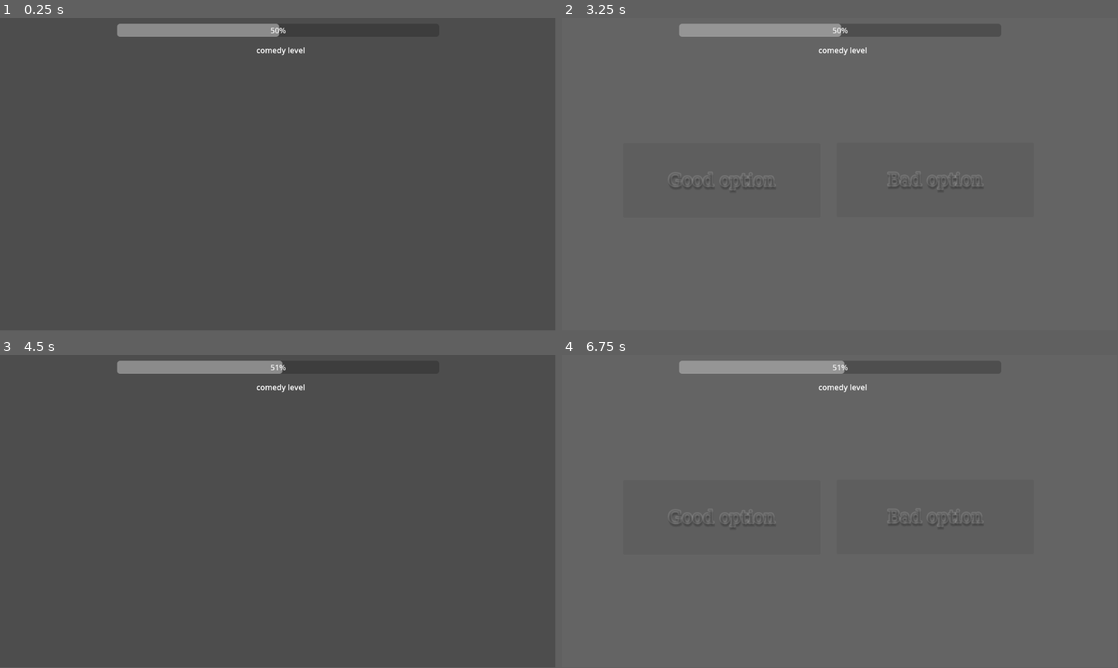
Above: before the commit, frames 1-4 (two rows, left to right).
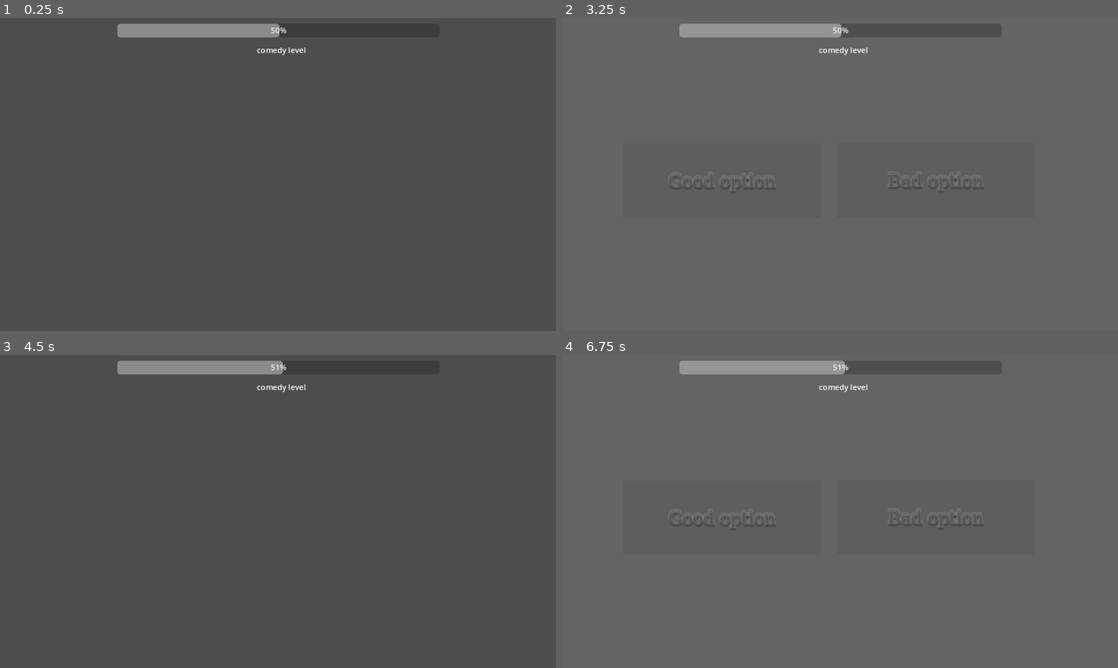
Above: after the commit, the same moments.

Repository: lurppa/barkable
Game: Godot game, scene res://scenes/dialog.tscn
Same seed, same stepped clock (60 frames per second), same inputs: the game is played once before the commit and once after it. This scene is started directly instead of the project's main scene.
Inputs (mouse positions are in pixels of both pictures, inside the frame that each line leads up to):
- Up to frame 1 (0.25 s): no input
- Up to frame 2 (3.25 s): tap Enter at 0.5, 2 s; move the mouse to (962, 158) at 0.52 s; tap Space at 1.25, 2.75 s; move the mouse to (728, 190) at 1.27 s; move the mouse to (895, 105) at 2.02 s; move the mouse to (812, 237) at 2.77 s
- Up to frame 3 (4.5 s): click "Good option" at 3.5 s; tap Enter at 4.25 s; move the mouse to (444, 558) at 4.27 s
- Up to frame 4 (6.75 s): tap Space at 5 s; move the mouse to (673, 464) at 5.02 s; move the mouse to (867, 511) at 5.77 s; move the mouse to (756, 433) at 6.52 s
In our replay, the window is 799x449 before the commit and 800x450 after it. These sizes can differ from the game's own. Grey fills any space a smaller window leaves; there, only what the larger window draws over its background counts as a difference.

The runs differ from the first frame. In frame 1, 0.2% of the frame differs, in the area x 21-55%, y 2-12%; in frame 2, 0.2%; in frame 3, 0.2%; in frame 4, 0.2%.

Commit message:
simple dialog

Diff:
--- a/project.godot
+++ b/project.godot
@@ -14,6 +14,10 @@
 run/main_scene="res://scenes/main.tscn"
 config/features=PackedStringArray("4.2", "Mobile")
 config/icon="res://icon.svg"
+
+[display]
+
+window/stretch/mode="canvas_items"
 
 [editor_plugins]
 
--- a/scenes/dialog.tscn
+++ b/scenes/dialog.tscn
@@ -3,6 +3,9 @@
 [ext_resource type="Script" path="res://scripts/dialog_controller.gd" id="1_na6wk"]
 
 [sub_resource type="FontFile" id="FontFile_bx7qq"]
+subpixel_positioning = 0
+msdf_pixel_range = 14
+msdf_size = 128
 cache/0/36/0/ascent = 0.0
 cache/0/36/0/descent = 0.0
 cache/0/36/0/underline_position = 0.0
@@ -47,6 +50,7 @@
 grow_vertical = 2
 
 [node name="GoodDialogButton" type="Button" parent="ButtonHolder"]
+layout_mode = 0
 offset_left = 132.0
 offset_top = 266.0
 offset_right = 541.0
@@ -74,6 +78,7 @@
 autowrap_mode = 2
 
 [node name="BadDialogButton" type="Button" parent="ButtonHolder"]
+layout_mode = 0
 offset_left = 575.0
 offset_top = 265.0
 offset_right = 984.0
